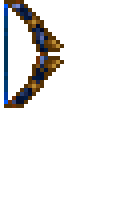
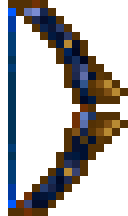
Layered file, before and after one edit (128x216). Changes by layer:
painted on "Shade" over left=4, top=4, right=16, bottom=208
painted on "Stars" over left=8, top=0, right=96, bottom=216
renamed "Projectile_630.png" to "Sky", painted on it over left=4, top=0, right=96, bottom=208
moved "Gold" below "Sky", painted on it over left=8, top=0, right=128, bottom=216
